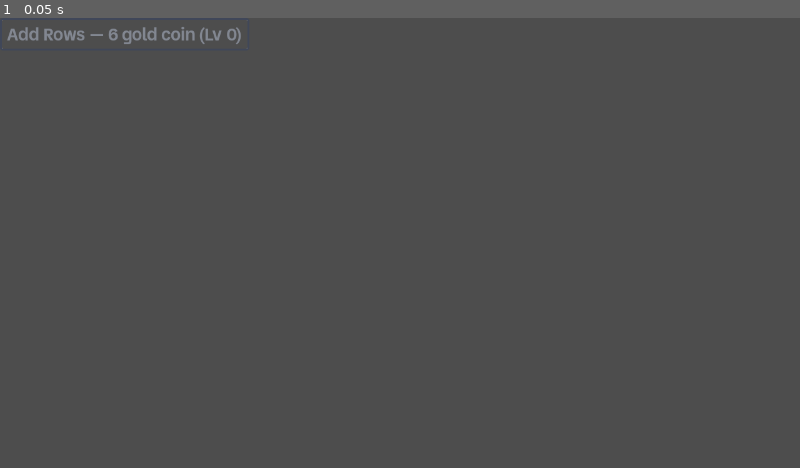
Above: before the commit, frame 1.
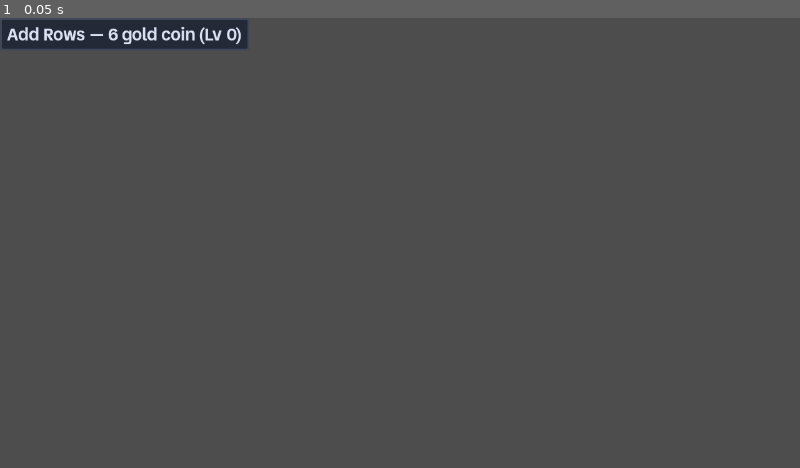
Above: after the commit, the same moment.

Repository: kjbrown-sandbox/pleenko
Game: Godot game, scene res://entities/upgrade_row/upgrade_row.tscn
Same seed, same stepped clock (60 frames per second), same inputs: the game is played once before the commit and once after it. This scene is started directly instead of the project's main scene.
Inputs:
- Up to frame 1 (0.05 s): no input

The runs differ from the first frame. In frame 1, 1.9% of the frame differs, in the area x 0-31%, y 0-7%.

Commit message:
Much better upgrade buttons

Diff:
--- a/entities/upgrade_row/upgrade_row.gd
+++ b/entities/upgrade_row/upgrade_row.gd
@@ -113,9 +113,10 @@
 	var border_col := t.button_enabled_color
 	var disabled_border := t.button_disabled_color
 
-	var normal_style := t._make_stylebox(Color.TRANSPARENT, border_col)
-	var hover_style := t._make_stylebox(Color.TRANSPARENT, t.button_hovered_color)
-	var disabled_style := t._make_stylebox(Color.TRANSPARENT, disabled_border)
+	var base_bg := t.bg_shade_2
+	var normal_style := t._make_stylebox(base_bg, border_col)
+	var hover_style := t._make_stylebox(base_bg, t.button_hovered_color)
+	var disabled_style := t._make_stylebox(base_bg, disabled_border)
 
 	button.add_theme_stylebox_override("normal", normal_style)
 	button.add_theme_stylebox_override("hover", hover_style)
@@ -179,22 +180,16 @@
 
 func _apply_fill_colors(is_disabled: bool, at_max: bool = false) -> void:
 	var t: VisualTheme = ThemeProvider.theme
+	_base_label.add_theme_color_override("font_color", t.normal_text_color)
+	_fill_label.add_theme_color_override("font_color", t.normal_text_color)
 	if at_max:
 		_fill_rect.color = t.button_disabled_color
-		_base_label.add_theme_color_override("font_color", t.normal_text_color.darkened(0.4))
-		_fill_label.add_theme_color_override("font_color", t.background_color)
 	elif is_disabled:
 		_fill_rect.color = t.button_disabled_color
-		_base_label.add_theme_color_override("font_color", t.normal_text_color.darkened(0.4))
-		_fill_label.add_theme_color_override("font_color", t.background_color.darkened(0.2))
 	elif _is_hovered:
 		_fill_rect.color = t.button_hovered_color
-		_base_label.add_theme_color_override("font_color", t.normal_text_color)
-		_fill_label.add_theme_color_override("font_color", t.background_color)
 	else:
 		_fill_rect.color = t.button_enabled_color
-		_base_label.add_theme_color_override("font_color", t.normal_text_color)
-		_fill_label.add_theme_color_override("font_color", t.background_color)
 
 
 func _sync_fill_label_size() -> void:
